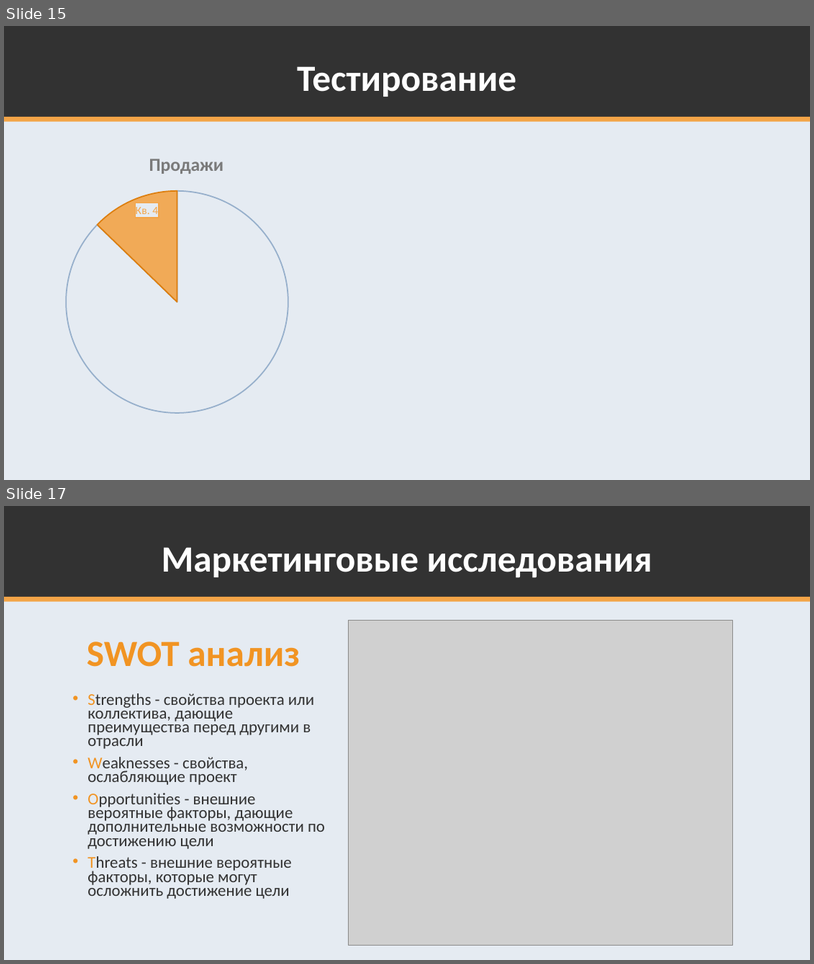
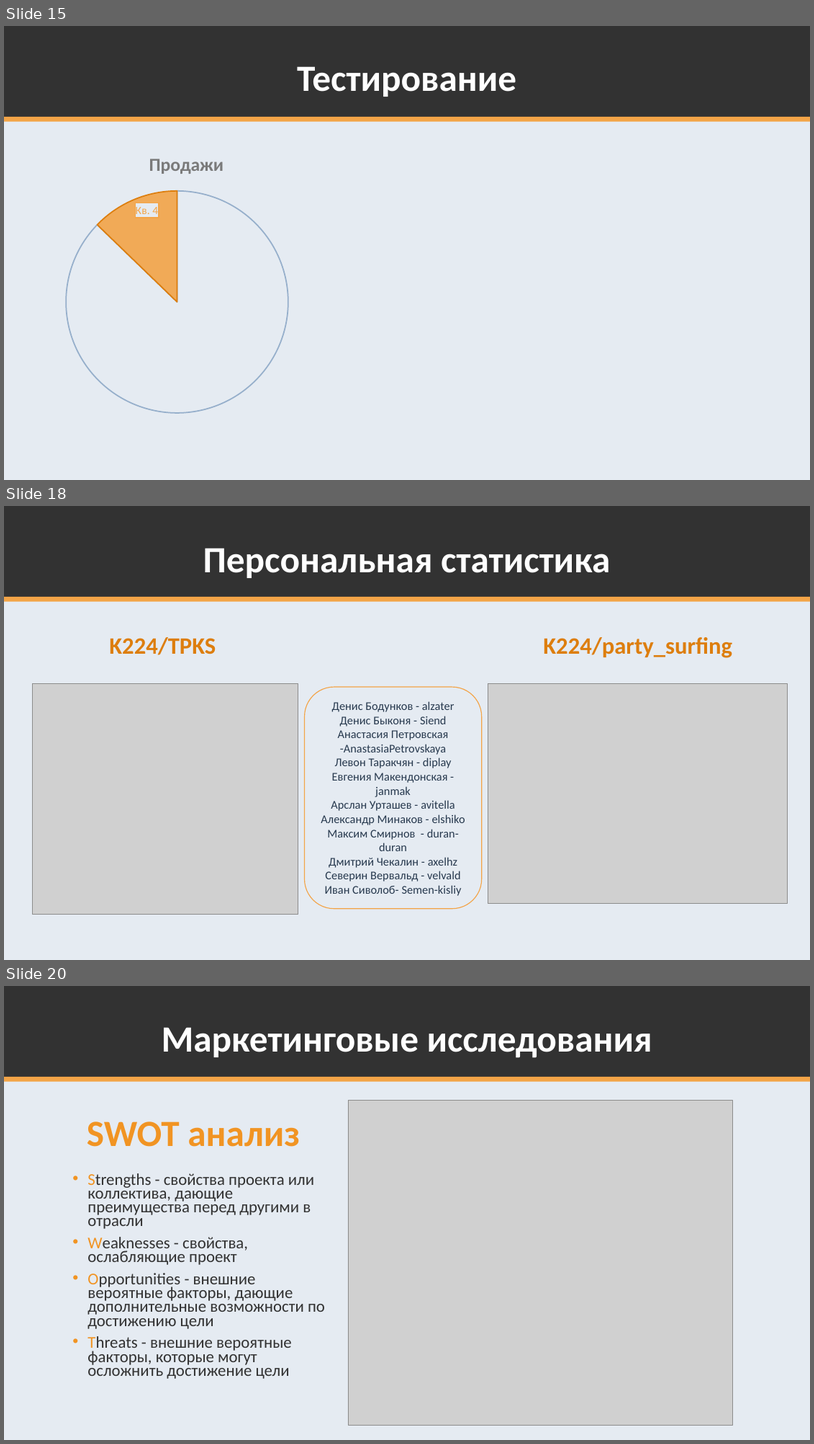
Before and after one commit to K224/TPKS, a slide deck: k224-docs/Servis_po_organizatsii_i_poisku_meropriaty_Par.pptx. Shown one above the other, each under a label of ours: slides 15 and 17 before the commit, slides 15, 18 and 20 after it; the slides between them are not shown. The pictures are 814x964 and 814x1444 pixels, drawn with LibreOffice and Linux fonts; fonts in the diff are those of the drawing; grey boxes stand for pictures. Boxes give left, top, right and bottom in pixels: in the first picture for what was removed or moved away, otherwise in the second. Text is boxed around its words. In the diff, an @@ line names an element or a change of style, - is before the commit and + after.

Commit message:
пр

```diff
--- a/k224-docs/Servis_po_organizatsii_i_poisku_meropriaty_Par.pptx
+++ b/k224-docs/Servis_po_organizatsii_i_poisku_meropriaty_Par.pptx
@@ slide 18 added at (x1=4, y1=506, x2=810, y2=960), background #E5EBF2; not listed: 3 template elements that a slide beside it also shows @@
@@ title added at (x1=203, y1=548, x2=610, y2=578), 44 pt, text #FFFFFF, bold @@
+Персональная статистика
@@ text added at (x1=109, y1=637, x2=216, y2=655), 28 pt, text #DD7E0E, bold @@
+K224/TPKS
@@ text added at (x1=543, y1=637, x2=733, y2=658), 28 pt, text #DD7E0E, bold @@
+K224/party_surfing
@@ picture added at (x1=32, y1=684, x2=298, y2=914) @@
@@ rounded rectangle added at (x1=305, y1=687, x2=482, y2=908), fill #E5EBF2, outline #F3A447 1 pt, 14 pt, text #27394E @@
+Денис Бодунков - alzater
+Денис Быконя - Siend
+Анастасия Петровская -AnastasiaPetrovskaya
+Левон Таракчян - diplay
+Евгения Макендонская - janmak
+Арслан Урташев - avitella
+Александр Минаков - elshiko
+Максим Смирнов - duran-duran
+Дмитрий Чекалин - axelhz
+Северин Вервальд - velvald
+Иван Сиволоб- Semen-kisliy
@@ picture added at (x1=488, y1=684, x2=787, y2=903) @@
@@ what was slide 17 is now slide 20 @@
```
Also in this commit, not shown: 3 other slides added, 1 slide removed.
